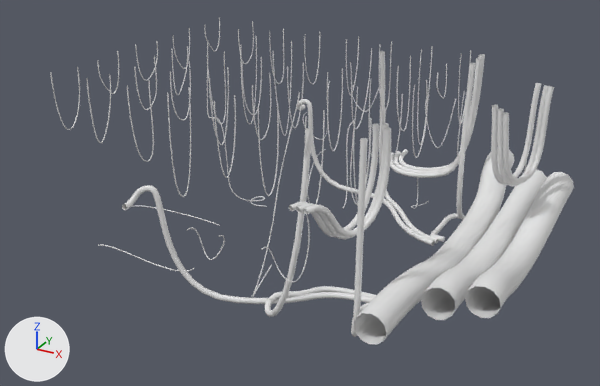
One commit to the FBX model Assets/KurekhinCenter/ConcertHall/RAZMOTCHIKI KATUSHEK/Wires/Wires.fbx: the scene before it, then after it.
Rendered twice from a 50 mm camera at (88.1, -3.9, 28.4) aimed at (62.0, 43.5, 4.7). The lights are fixed; the arrows at lower left show +X, +Y and +Z.

Names of what the first picture shows: 'WiresBig', 'WiresFromCeil', 'WiresOnScene', 'WiresToDancer', 'WiresToTable'.
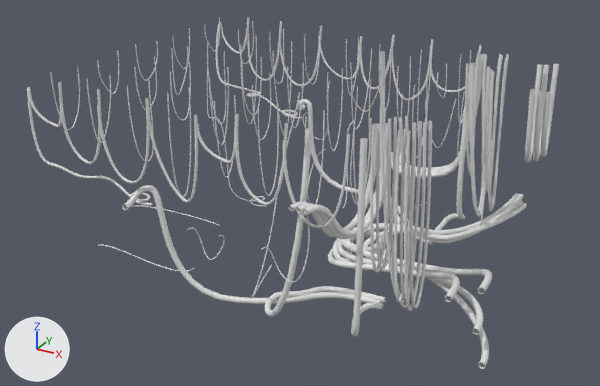
What changed in the scene script:
```text
Change me_beziercurve_006:
    used by ob_wiresfromceil; location = (61.44, 37.38, 7.16)
    remove me_beziercurve_006.from_pydata(...)  # 4404 vertices, 4224 faces; spans x -13.3..15.3, y -4.9..19.0, z -7.2..6.7
    add me_beziercurve_006.from_pydata(...)  # 6294 vertices, 6024 faces; spans x -13.3..15.5, y -5.2..19.4, z -7.2..6.7
    me_beziercurve_006 part 1: the loose piece of 52 vertices spanning x 15.1..15.3, y 10.3..10.6, z 0.4..5.7 is moved by (0.0, -9.4, 0.0)
    me_beziercurve_006 part 2: 1260 vertices added at x 2.2..15.5, y 13.0..19.4, z -4.4..5.9
    me_beziercurve_006 part 3: 630 vertices added at x 6.0..9.4, y -5.2..1.8, z -1.0..5.4
Add me_beziercurve_001:
    me_beziercurve_001.from_pydata(...)  # 4656 vertices, 4608 faces; spans x -25.3..-10.7, y -10.0..13.2, z -10.6..-4.5
    me_beziercurve_001.materials.append(mat_wires)  # its picture is missing
Add me_beziercurve_002:
    me_beziercurve_002.from_pydata(...)  # 3576 vertices, 3456 faces; spans x -14.1..12.3, y -4.4..18.4, z -5.2..6.6
    me_beziercurve_002.materials.append(mat_wires)  # its picture is missing
Remove ob_wiresonscene:
    ob_wiresonscene = bpy.data.objects.new('WiresOnScene', me_beziercurve_005)
    ob_wiresonscene.location = (89.33, 44.36, 10.53)
Remove ob_wirestodancer:
    ob_wirestodancer = bpy.data.objects.new('WiresToDancer', me_beziercurve_009)
    ob_wirestodancer.location = (65.46, 55.06, 3.46)
Add ob_wiresscena:
    ob_wiresscena = bpy.data.objects.new('WiresScena', me_beziercurve_001)
    ob_wiresscena.location = (89.33, 44.36, 10.53)
Add ob_wirestobalkon:
    ob_wirestobalkon = bpy.data.objects.new('WiresToBalkon', me_beziercurve_002)
    ob_wirestobalkon.location = (61.44, 37.38, 7.16)
```

What differs and where, as boxes (x1, y1, x2, y2) in the pictures (600 x 386 px; the box of a moved part takes in the faces that stretch with it):
'WiresOnScene', deleted
    before: (353, 147, 574, 345)
'WiresToBalkon', added
    after: (27, 17, 509, 311)
'WiresFromCeil', reshaped
    before: (50, 17, 537, 282)
    after: (50, 17, 559, 282)
'WiresToDancer', deleted
    before: (289, 54, 554, 240)
'WiresScena', added
    after: (328, 193, 527, 369)
part 1 of me_beziercurve_006, moved or reshaped
    before: (524, 95, 537, 171)
    after: (480, 140, 493, 226)
part 2 of me_beziercurve_006, added
    after: (391, 54, 559, 178)
part 3 of me_beziercurve_006, added
    after: (289, 123, 388, 240)
